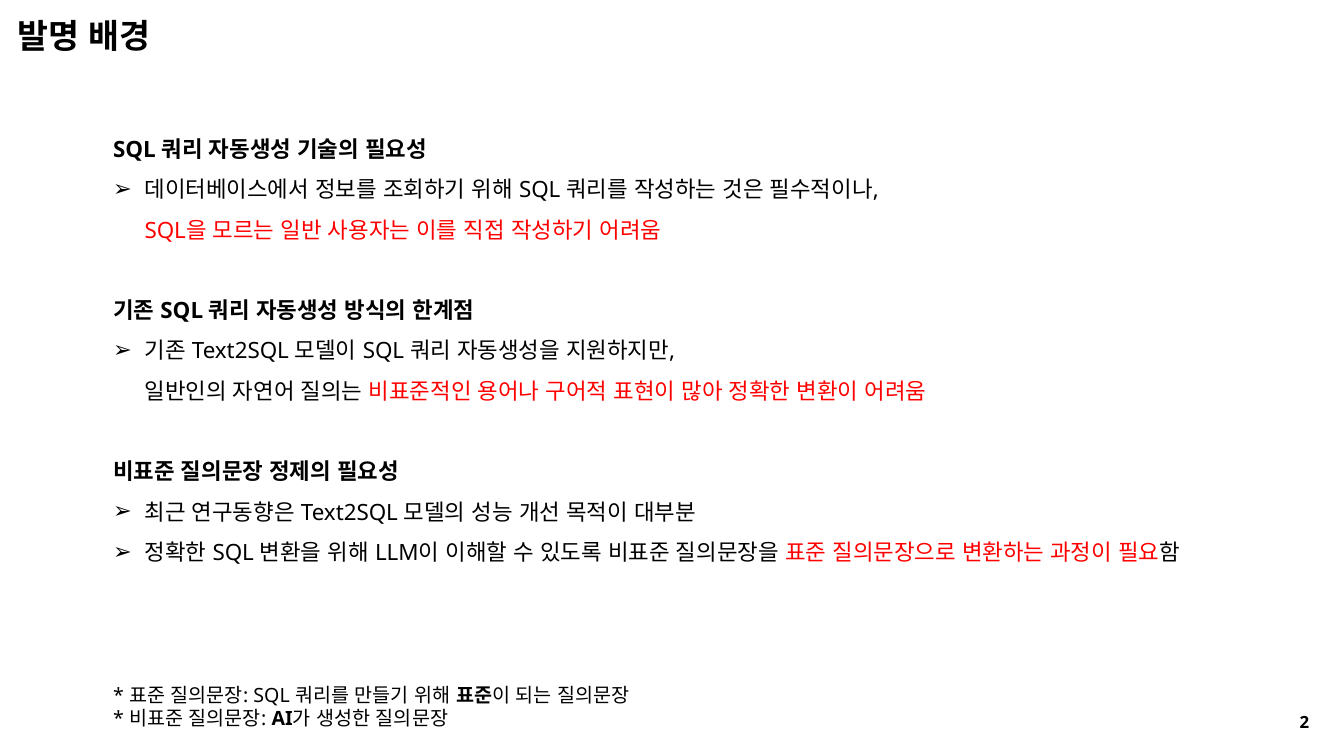
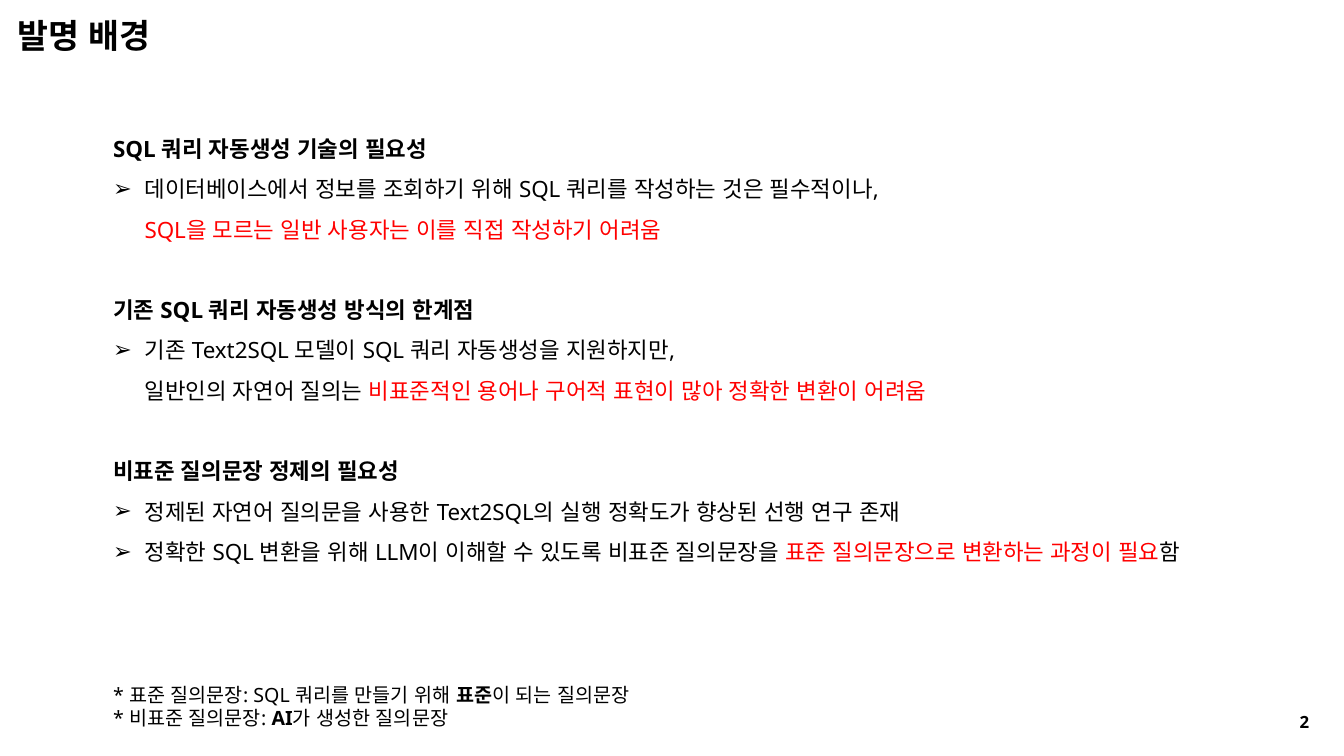
Before and after one commit to seungdeng/DELab, a slide deck: slide 2 of PPT/DSLab_이승건,송민섭_특허.pptx. Drawn at 1344x756 pixels with LibreOffice and Linux fonts; fonts in the diff are those of the drawing. Boxes give left, top, right and bottom in pixels: in the first picture for what was removed or moved away, otherwise in the second. Text is boxed around its words. In the diff, an @@ line names an element or a change of style, - is before the commit and + after.

```diff
--- a/PPT/DSLab_이승건,송민섭_특허.pptx
+++ b/PPT/DSLab_이승건,송민섭_특허.pptx
@@ text at box(145, 501, 900, 524): text changed @@
-➢ 최근 연구동향은 Text2SQL 모델의 성능 개선 목적이 대부분
+➢ 정제된 자연어 질의문을 사용한 Text2SQL의 실행 정확도가 향상된 선행 연구 존재
```
Also in this commit, not shown: 12 other slides changed, 2 slides added, 2 slides removed.
